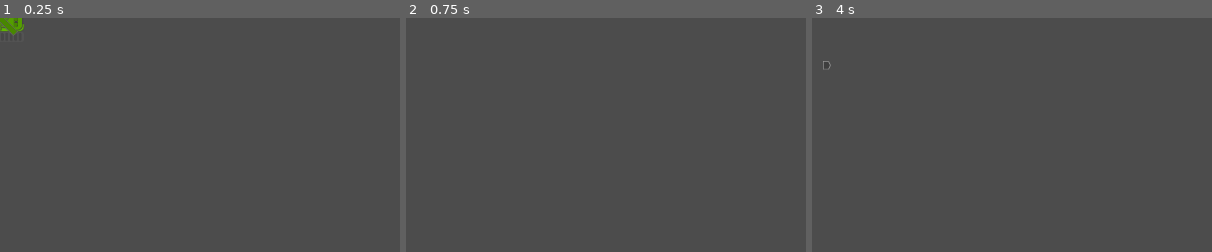
Above: before the commit, frames 1-3 (left to right).
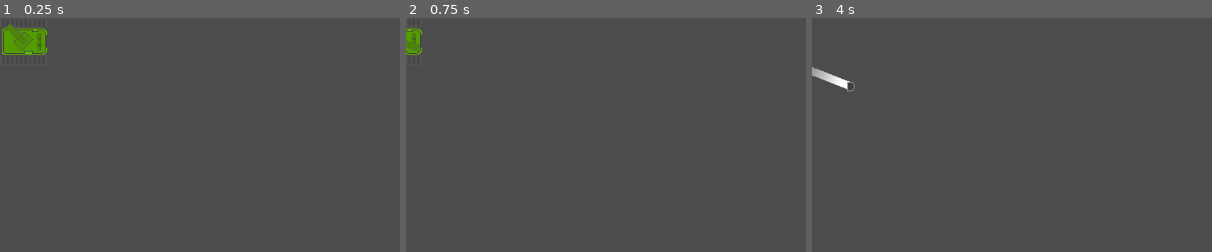
Above: after the commit, the same moments.

Repository: Salipoke/JOC_MLG
Game: Godot game, scene res://Pantalla.tscn
The game is run twice, just before and just after one commit, with the same random seed, the same clock (stepped at 60 frames per second) and the same inputs.
Inputs (mouse positions are % of the whole screen's width and height, from its top left):
- Up to frame 1 (0.25 s): no input
- Up to frame 2 (0.75 s): tap Enter at 0.5 s; move the mouse to (72, 45) at 0.52 s; hold S (Baixa) from 0.53 s (still down)
- Up to frame 3 (4 s): tap Space at 1.25, 2.75 s; move the mouse to (30, 55) at 1.27 s; release S (Baixa) at 1.28 s; tap D (Dreta) at 1.35 s; tap Enter at 2, 3.5 s; move the mouse to (60, 28) at 2.02 s; hold A (Esquerra) 2.03-2.78 s; move the mouse to (45, 70) at 2.77 s; tap W (Puja) at 2.85 s; move the mouse to (80, 65) at 3.52 s; press the mouse at (80, 65) at 3.53 s
The pictures show only the part of the screen within x 0-50%, y 0-50%; the shares and areas given below are measured in that part.

The runs differ from the first frame. In frame 1, 1.4% of the frame differs, in the area x 0-12%, y 0-16%; in frame 2, 0.4%; in frame 3, 0.4%.

Commit message:
Trails

Diff:
--- a/Bala.tscn
+++ b/Bala.tscn
@@ -1,7 +1,8 @@
-[gd_scene load_steps=4 format=2]
+[gd_scene load_steps=5 format=2]
 
 [ext_resource path="res://Images/Tank/Bullet.png" type="Texture" id=1]
 [ext_resource path="res://Bala.gd" type="Script" id=2]
+[ext_resource path="res://Trail.tscn" type="PackedScene" id=3]
 
 [sub_resource type="RectangleShape2D" id=1]
 extents = Vector2( 5, 6 )
@@ -24,4 +25,7 @@
 scale = Vector2( 1, 0.95 )
 shape = SubResource( 1 )
 
+[node name="Trail" parent="." instance=ExtResource( 3 )]
+targetPath = NodePath("..")
+
 [connection signal="screen_exited" from="VisibilityNotifier2D" to="." method="_on_VisibilityNotifier2D_screen_exited"]
--- a/Personatge.tscn
+++ b/Personatge.tscn
@@ -8,6 +8,7 @@
 extents = Vector2( 31, 30.5 )
 
 [node name="Movimiento" type="KinematicBody2D"]
+position = Vector2( 30, 30 )
 script = ExtResource( 2 )
 
 [node name="CollisionShape2D" type="CollisionShape2D" parent="."]
--- /dev/null
+++ b/Trail.gd
@@ -0,0 +1,20 @@
+extends Line2D
+
+var target
+var point
+export(NodePath) var targetPath
+export var trailLength = 0
+
+
+func _ready():
+	target = get_node(targetPath)
+	pass
+
+func _process(delta):
+	global_position = Vector2(0,0)
+	global_rotation = 0
+	point = target.global_position
+	add_point(point)
+	while get_point_count() > trailLength:
+		remove_point(0)
+	pass
--- /dev/null
+++ b/Trail.tscn
@@ -0,0 +1,13 @@
+[gd_scene load_steps=3 format=2]
+
+[ext_resource path="res://Trail.gd" type="Script" id=1]
+
+[sub_resource type="Gradient" id=1]
+offsets = PoolRealArray( 0.237569, 0.861878 )
+colors = PoolColorArray( 0.972549, 0.972549, 0.972549, 0, 1, 1, 1, 1 )
+
+[node name="Trail" type="Line2D"]
+z_index = -1
+gradient = SubResource( 1 )
+script = ExtResource( 1 )
+trailLength = 20
